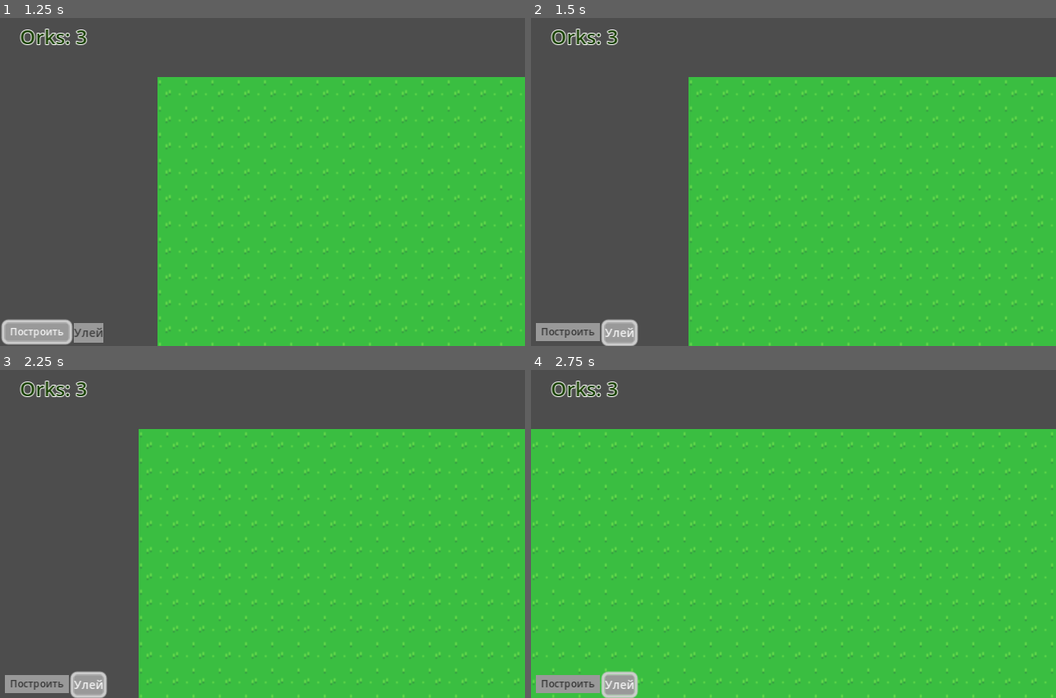
Above: before the commit, frames 1-4 (two rows, left to right).
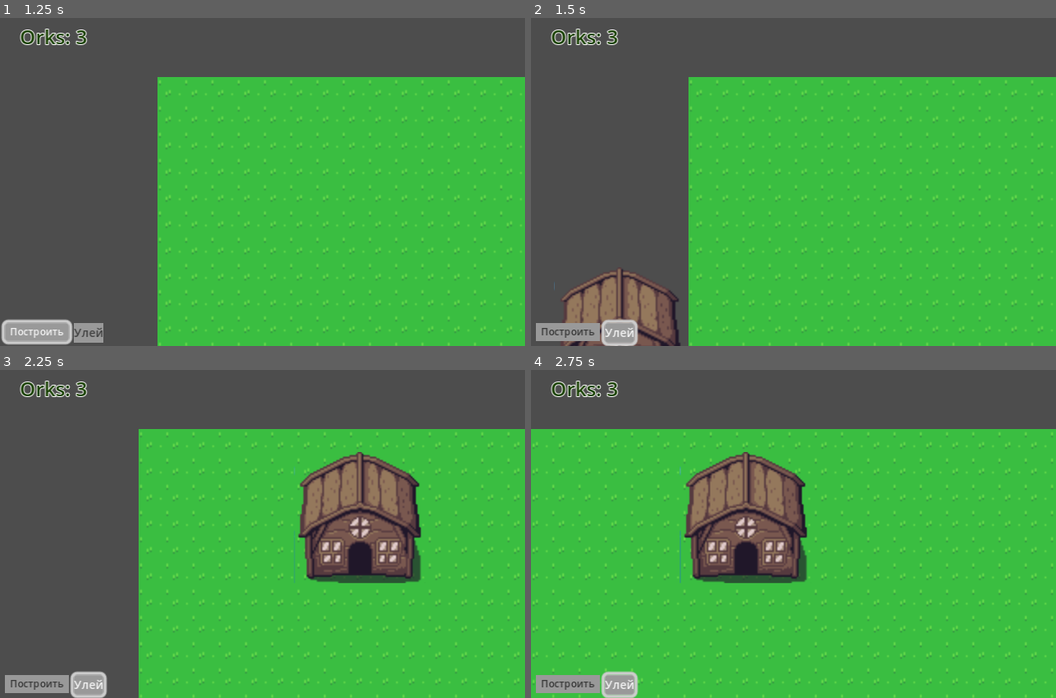
Above: after the commit, the same moments.

Repository: BurntRobot/ork-goddess
Game: Godot game, scene res://world.tscn
Same seed, same stepped clock (60 frames per second), same inputs: the game is played once before the commit and once after it.
Inputs (mouse positions are in pixels of both pictures, inside the frame that each line leads up to):
- Up to frame 1 (1.25 s): click "Построить" at 0.5 s
- Up to frame 2 (1.5 s): click "Улей" at 1.25 s
- Up to frame 3 (2.25 s): tap Enter at 2 s; move the mouse to (378, 517) at 2.02 s; press the mouse at (378, 517) at 2.03 s; hold D (right) from 2.03 s (still down)
- Up to frame 4 (2.75 s): keep holding D (right)

Frame 1 is identical in both runs. In frame 2, 2.9% of the frame differs, in the area x 4-29%, y 76-100%; in frame 3, 8.1%, in the area x 55-81%, y 25-65%; in frame 4, 8.1%.

Commit message:
Add hive building.

Diff:
--- a/Buildings/Buildings.gd
+++ /dev/null
@@ -1,6 +0,0 @@
-extends Node
-
-signal building_ploted(name)
-
-func _on_button_pressed():
-	pass
--- /dev/null
+++ b/Buildings/Buildings_array.gd
@@ -0,0 +1,7 @@
+extends Node2D
+
+var hive_scene = preload("res://Buildings/hive.tscn")
+
+func build_a(building_name):
+	var hive = hive_scene.instantiate()
+	add_child(hive)
--- a/Buildings/building.gd
+++ /dev/null
@@ -1,6 +0,0 @@
-extends StaticBody2D
-
-@onready var sprite = $Sprite2D
-
-func make_a_building(texture):
-	sprite.texture = texture
--- a/Buildings/building.tscn
+++ b/Buildings/building.tscn
@@ -1,12 +1,9 @@
-[gd_scene load_steps=3 format=3 uid="uid://c7akaxbwhx31i"]
-
-[ext_resource type="Script" path="res://Buildings/building.gd" id="1_brf44"]
+[gd_scene load_steps=2 format=3 uid="uid://c7akaxbwhx31i"]
 
 [sub_resource type="RectangleShape2D" id="RectangleShape2D_c2pcy"]
 size = Vector2(0, 0)
 
 [node name="Building" type="StaticBody2D"]
-script = ExtResource("1_brf44")
 
 [node name="Sprite2D" type="Sprite2D" parent="."]
 
--- /dev/null
+++ b/Buildings/hive.gd
@@ -0,0 +1,15 @@
+extends StaticBody2D
+
+var project = true
+var chosen = false
+@onready var collision = $CollisionShape2D
+
+func _ready():
+	pass # Replace with function body.
+
+func _process(delta):
+	if project:
+		position = get_global_mouse_position()
+	if Input.is_action_pressed("mouse_select"):
+		collision.disabled = false
+		project = false
--- /dev/null
+++ b/Buildings/hive.tscn
@@ -0,0 +1,29 @@
+[gd_scene load_steps=5 format=3 uid="uid://bdxv3vwp2nu3t"]
+
+[ext_resource type="Script" path="res://Buildings/hive.gd" id="1_f6wo2"]
+[ext_resource type="Texture2D" uid="uid://c7ubokevmnf4w" path="res://Overworld.png" id="1_oiaev"]
+
+[sub_resource type="RectangleShape2D" id="RectangleShape2D_5m7gl"]
+size = Vector2(64, 32)
+
+[sub_resource type="RectangleShape2D" id="RectangleShape2D_6bbid"]
+size = Vector2(64, 32)
+
+[node name="Building" type="StaticBody2D"]
+script = ExtResource("1_f6wo2")
+
+[node name="Sprite2D" type="Sprite2D" parent="."]
+texture = ExtResource("1_oiaev")
+region_enabled = true
+region_rect = Rect2(96, 0, 80, 80)
+
+[node name="CollisionShape2D" type="CollisionShape2D" parent="."]
+position = Vector2(0, 16)
+shape = SubResource("RectangleShape2D_5m7gl")
+disabled = true
+
+[node name="Area2D" type="Area2D" parent="."]
+
+[node name="CollisionShape2D" type="CollisionShape2D" parent="Area2D"]
+position = Vector2(0, 16)
+shape = SubResource("RectangleShape2D_6bbid")
--- /dev/null
+++ b/UI/Buildings.gd
@@ -0,0 +1,6 @@
+extends Node
+
+signal building_ploted(name)
+
+func _on_hive_pressed():
+	emit_signal("building_ploted", "hive")
--- a/UI/UI.gd
+++ b/UI/UI.gd
@@ -3,6 +3,7 @@
 @onready var buildings_panel = $Buildings
 @onready var orks_counter = $OrksCounter
 
+signal building_ploted(name)
 
 func _on_build_button_pressed():
 	if buildings_panel.visible:
@@ -12,3 +13,6 @@
 
 func set_orks_counter(orks_number):
 	orks_counter.text = "Orks: " + str(orks_number)
+
+func _on_buildings_building_ploted(name):
+	emit_signal("building_ploted", name)
--- a/UI/ui.tscn
+++ b/UI/ui.tscn
@@ -4,7 +4,7 @@
 [ext_resource type="AudioStream" uid="uid://bnntwh2x17euj" path="res://UI/switch3.wav" id="2_3la0d"]
 [ext_resource type="Texture2D" uid="uid://c7ubokevmnf4w" path="res://Overworld.png" id="3_scphx"]
 [ext_resource type="Script" path="res://UI/BuildingPlaceholder.gd" id="4_xi3yx"]
-[ext_resource type="Script" path="res://Buildings/Buildings.gd" id="5_6csg0"]
+[ext_resource type="Script" path="res://UI/Buildings.gd" id="5_cdtpu"]
 [ext_resource type="PackedScene" uid="uid://dlu44i3rueyu7" path="res://UI/building_button.tscn" id="6_qfp06"]
 
 [sub_resource type="StyleBoxEmpty" id="StyleBoxEmpty_upbvk"]
@@ -77,10 +77,12 @@
 offset_right = 315.0
 offset_bottom = -2.0
 grow_vertical = 0
-script = ExtResource("5_6csg0")
+script = ExtResource("5_cdtpu")
 
 [node name="Hive" parent="Buildings" instance=ExtResource("6_qfp06")]
 layout_mode = 2
 
 [connection signal="pressed" from="BuildButton" to="." method="_on_build_button_pressed"]
 [connection signal="pressed" from="BuildButton" to="BuildButton/AudioStreamPlayer" method="_set_playing" binds= [true]]
+[connection signal="building_ploted" from="Buildings" to="." method="_on_buildings_building_ploted"]
+[connection signal="pressed" from="Buildings/Hive" to="Buildings" method="_on_hive_pressed"]
--- a/world.gd
+++ b/world.gd
@@ -21,3 +21,6 @@
 	#node.set_name("node")
 	#add_child(node)
 	pass
+
+func _on_ui_building_ploted(name):
+	buildings.build_a(name)
--- a/world.tscn
+++ b/world.tscn
@@ -4,7 +4,7 @@
 [ext_resource type="Script" path="res://world.gd" id="1_c2huc"]
 [ext_resource type="PackedScene" uid="uid://5kfayolc3hji" path="res://Units/ork.tscn" id="2_afitm"]
 [ext_resource type="Script" path="res://Units/Units.gd" id="2_j8602"]
-[ext_resource type="Script" path="res://Buildings/Buildings.gd" id="3_umbc1"]
+[ext_resource type="Script" path="res://Buildings/Buildings_array.gd" id="3_y8nye"]
 [ext_resource type="Script" path="res://UI/SelectionArea.gd" id="4_ifqme"]
 [ext_resource type="Script" path="res://Goddess/Goddess.gd" id="6_qku0v"]
 [ext_resource type="PackedScene" uid="uid://dolma6ynvlpqn" path="res://UI/ui.tscn" id="8_3cmtl"]
@@ -1112,7 +1112,7 @@
 layer_0/tile_data = PackedInt32Array(655383, 1835008, 2, 327729, 1835008, 2, 1114142, 1835008, 2, 524322, 2031616, 3, 5 …(718 unchanged characters)…
 
 [node name="Buildings" type="Node2D" parent="MainGame"]
-script = ExtResource("3_umbc1")
+script = ExtResource("3_y8nye")
 
 [node name="Units" type="Node2D" parent="MainGame"]
 script = ExtResource("2_j8602")
@@ -1146,3 +1146,4 @@
 [connection signal="orks_counted" from="MainGame/Units" to="." method="_on_units_orks_counted"]
 [connection signal="body_entered" from="MainGame/SelectionArea" to="MainGame/SelectionArea" method="_on_body_entered"]
 [connection signal="selection_cleared" from="MainGame/SelectionArea" to="MainGame/Units" method="_on_selection_area_selection_cleared"]
+[connection signal="building_ploted" from="UI" to="." method="_on_ui_building_ploted"]
